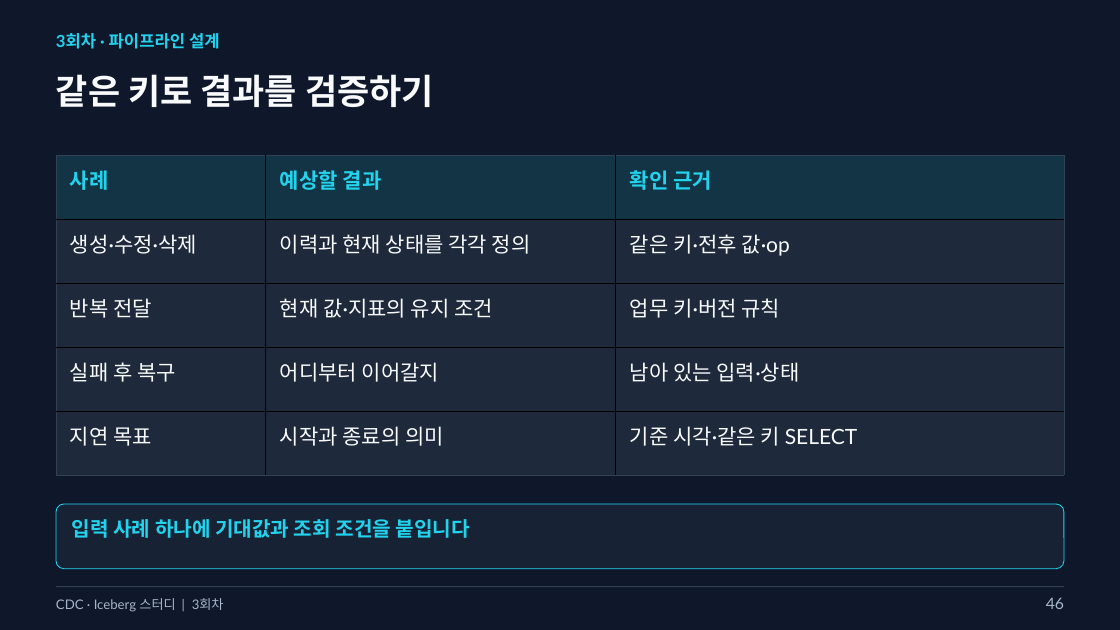
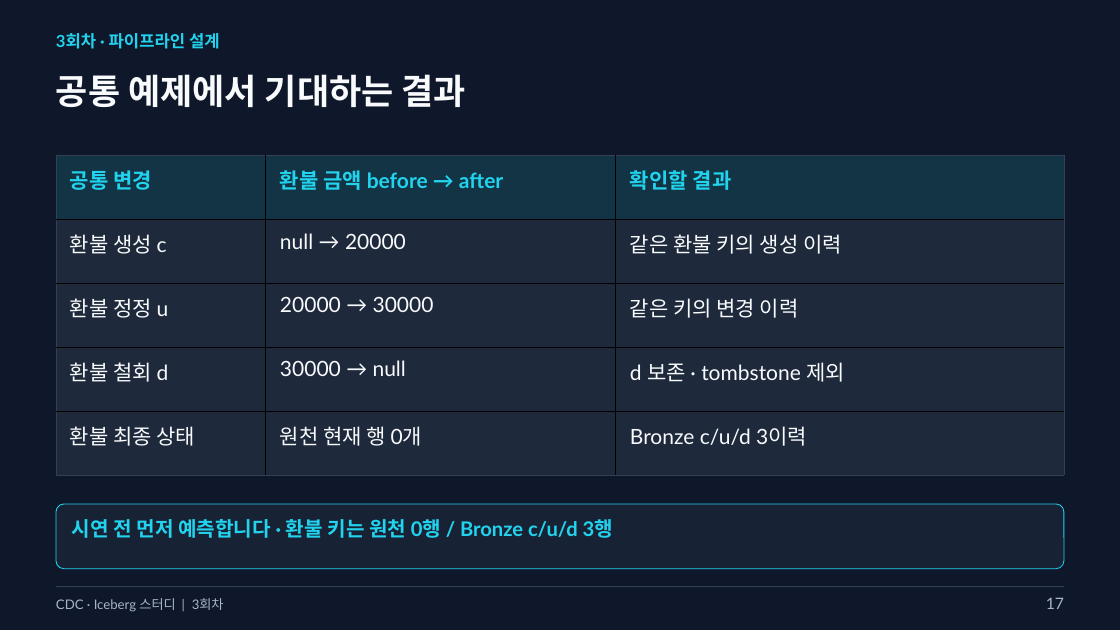
Before and after one commit to kim-dabin/cdc-lakehouse-study, a slide deck: slide 17 of labs/session03/slides/03-session03.pptx (slide 46 before the commit). Drawn at 1120x630 pixels with LibreOffice and Linux fonts; fonts in the diff are those of the drawing. Boxes give left, top, right and bottom in pixels: in the first picture for what was removed or moved away, otherwise in the second. Text is boxed around its words. In the diff, an @@ line names an element or a change of style, - is before the commit and + after.

```diff
--- a/labs/session03/slides/03-session03.pptx
+++ b/labs/session03/slides/03-session03.pptx
@@ text at (56,74,466,107): text changed @@
-같은 키로 결과를 검증하기
+공통 예제에서 기대하는 결과
@@ table at (56,155,1065,475) @@
-row 1: 사례 | 예상할 결과 | 확인 근거
+row 1: 공통 변경 | 환불 금액 before → after | 확인할 결과
-row 2: 생성·수정·삭제 | 이력과 현재 상태를 각각 정의 | 같은 키·전후 값·op
+row 2: 환불 생성 c | null → 20000 | 같은 환불 키의 생성 이력
-row 3: 반복 전달 | 현재 값·지표의 유지 조건 | 업무 키·버전 규칙
+row 3: 환불 정정 u | 20000 → 30000 | 같은 키의 변경 이력
-row 4: 실패 후 복구 | 어디부터 이어갈지 | 남아 있는 입력·상태
+row 4: 환불 철회 d | 30000 → null | d 보존 · tombstone 제외
-row 5: 지연 목표 | 시작과 종료의 의미 | 기준 시각·같은 키 SELECT
+row 5: 환불 최종 상태 | 원천 현재 행 0개 | Bronze c/u/d 3이력
@@ text at (72,519,613,538): text changed @@
-입력 사례 하나에 기대값과 조회 조건을 붙입니다
+시연 전 먼저 예측합니다 · 환불 키는 원천 0행 / Bronze c/u/d 3행
@@ text at (1046,597,1064,609): text changed @@
-46
+17
```
Also in this commit, not shown: 26 other slides changed, 3 slides added, 25 slides removed, 10 other files.
